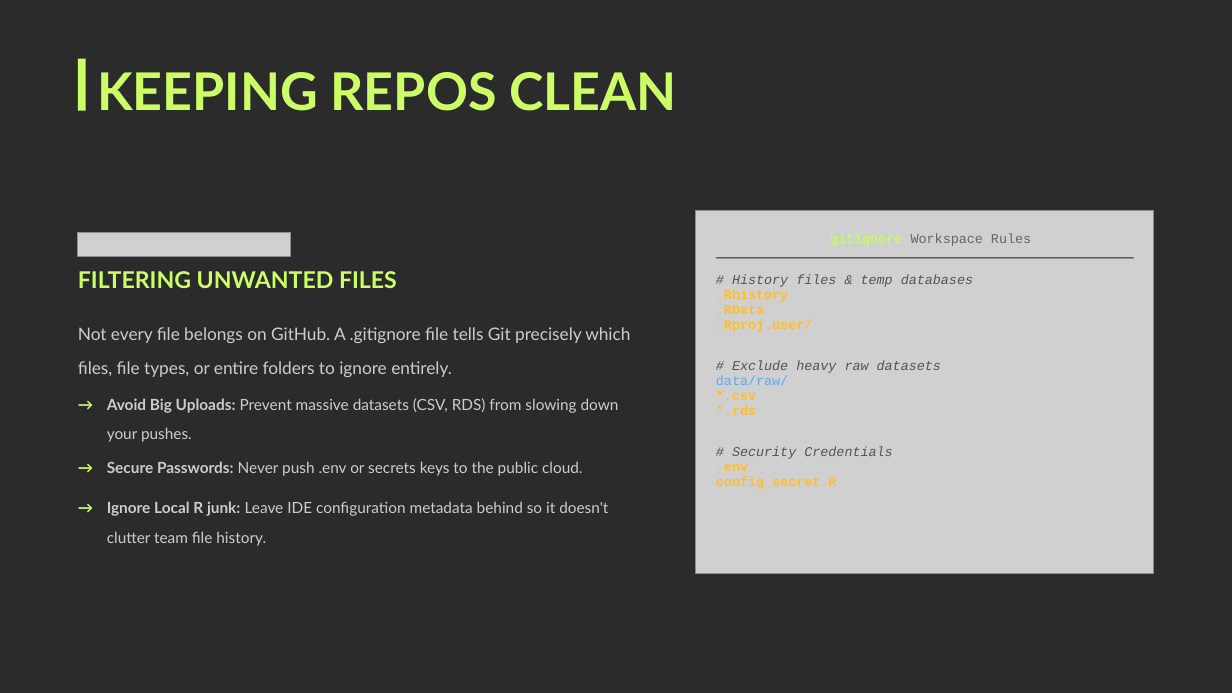
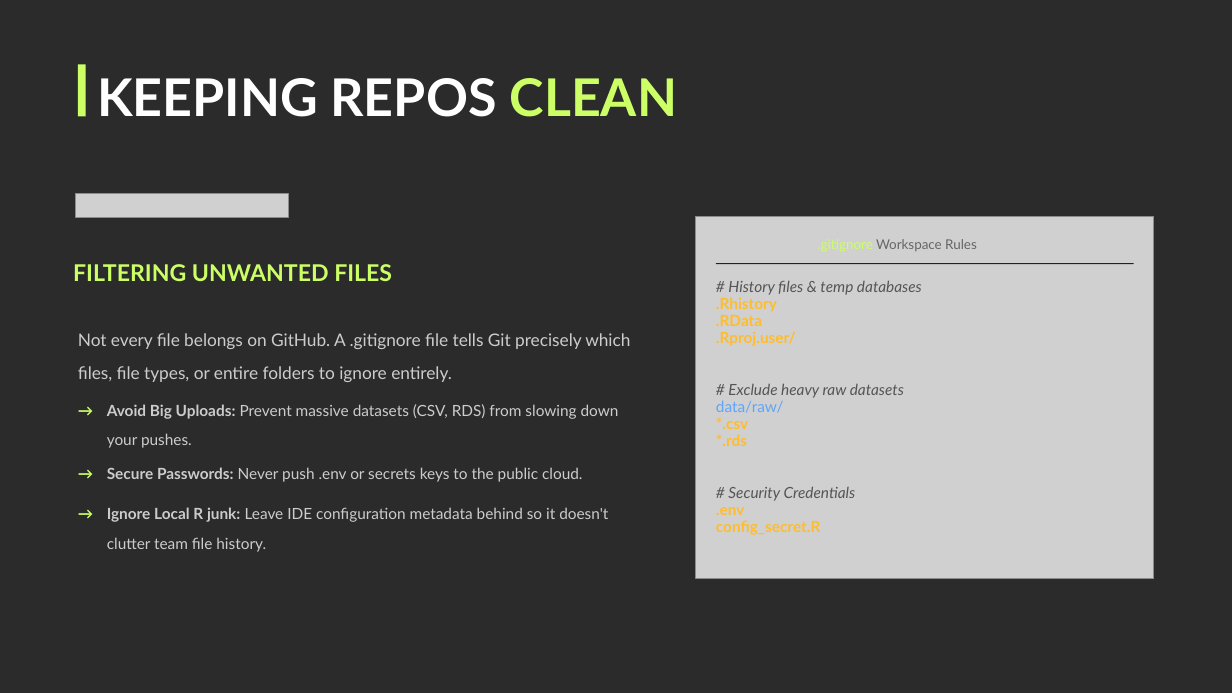
Before and after one commit to miftahulhoque01/Dummy-Project, a slide deck: slide 13 of GitHub_collaboration.pptx. Drawn at 1232x693 pixels with LibreOffice and Linux fonts; fonts in the diff are those of the drawing; grey boxes stand for pictures; background and template pictures are left out; a plain dark background stands for a picture behind light text. Boxes give left, top, right and bottom in pixels: in the first picture for what was removed or moved away, otherwise in the second. Text is boxed around its words. In the diff, an @@ line names an element or a change of style, - is before the commit and + after.

```diff
--- a/GitHub_collaboration.pptx
+++ b/GitHub_collaboration.pptx
@@ 2 texts, 2 rectangles, 1 picture: place and size @@
-2 texts, 2 rectangles, 1 picture at (78,59,1154,574)
+2 texts, 2 rectangles, 1 picture at (78,65,1154,579)
@@ text "KEEPING REPOS CLEAN" at (97,78,677,117): text colour #CCFF66 to #FFFFFF in "KEEPING REPOS" @@
@@ picture: place and size @@
-picture at (78,232,290,256)
+picture at (76,193,288,217)
@@ text ".gitignore Workspace Rules" at (876,239,977,251): font Courier New to Lato @@
@@ text "FILTERING UNWANTED FILES": place and size @@
-text "FILTERING UNWANTED FILES" at (78,271,397,288)
+text "FILTERING UNWANTED FILES" at (73,264,392,281)
@@ text "# History files & temp ..." at (716,280,922,535): size 10.5 to 12 pt, font Courier New to Lato @@
@@ text "Not every file belongs on ...": place and size @@
-text "Not every file belongs on ..." at (78,327,630,377)
+text "Not every file belongs on ..." at (78,333,630,382)
@@ text "→" rewrapped from (78,384,93,409) to (78,390,93,420) @@
@@ text "Avoid Big Uploads: Prevent massive ...": place and size @@
-text "Avoid Big Uploads: Prevent massive ..." at (107,398,619,442)
+text "Avoid Big Uploads: Prevent massive ..." at (107,404,619,448)
@@ text "→" rewrapped from (78,447,93,472) to (78,454,93,483) @@
@@ text "→" rewrapped from (78,488,93,513) to (78,494,93,523) @@
@@ text "Ignore Local R junk: Leave ...": place and size @@
-text "Ignore Local R junk: Leave ..." at (107,501,608,546)
+text "Ignore Local R junk: Leave ..." at (107,507,608,552)
```
Also in this commit, not shown: 7 other slides changed, 2 slides added.
